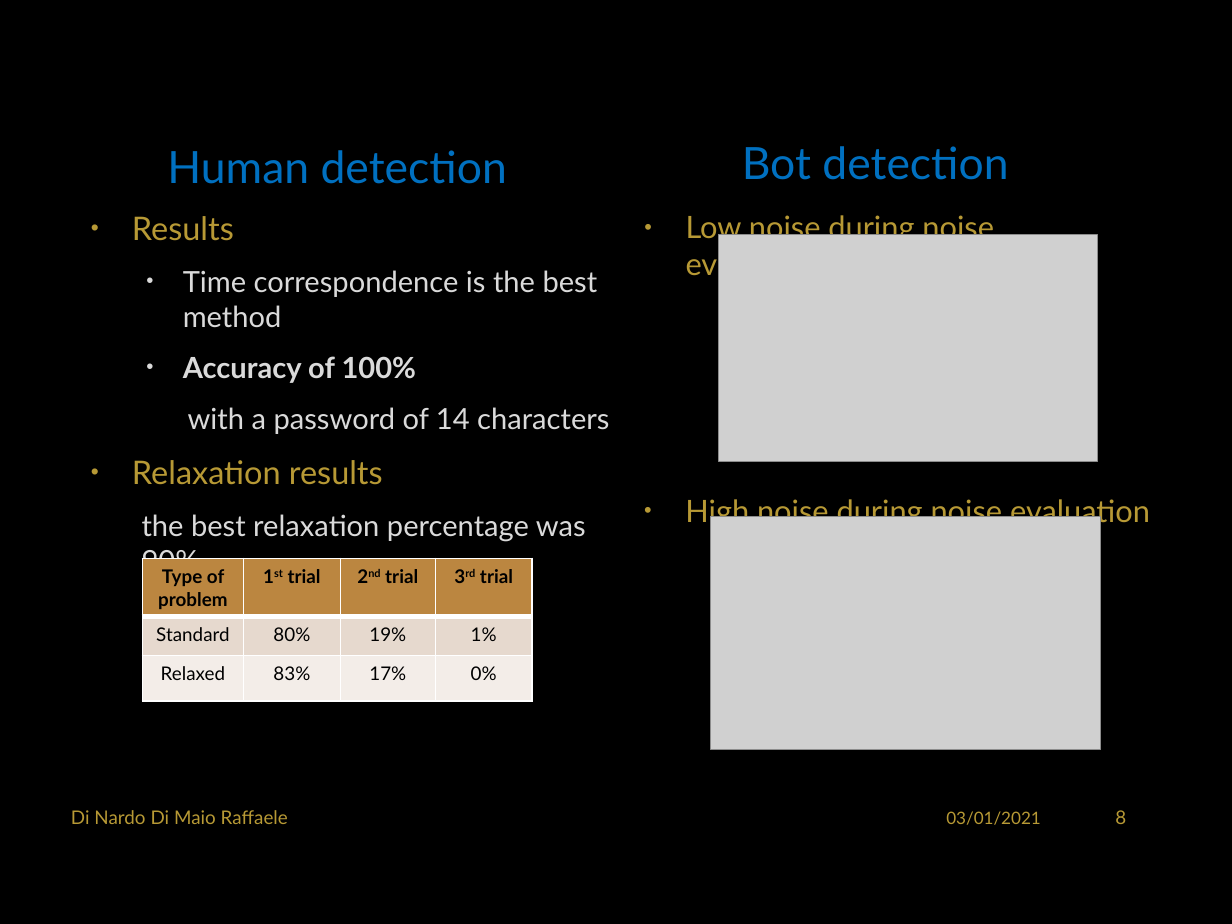
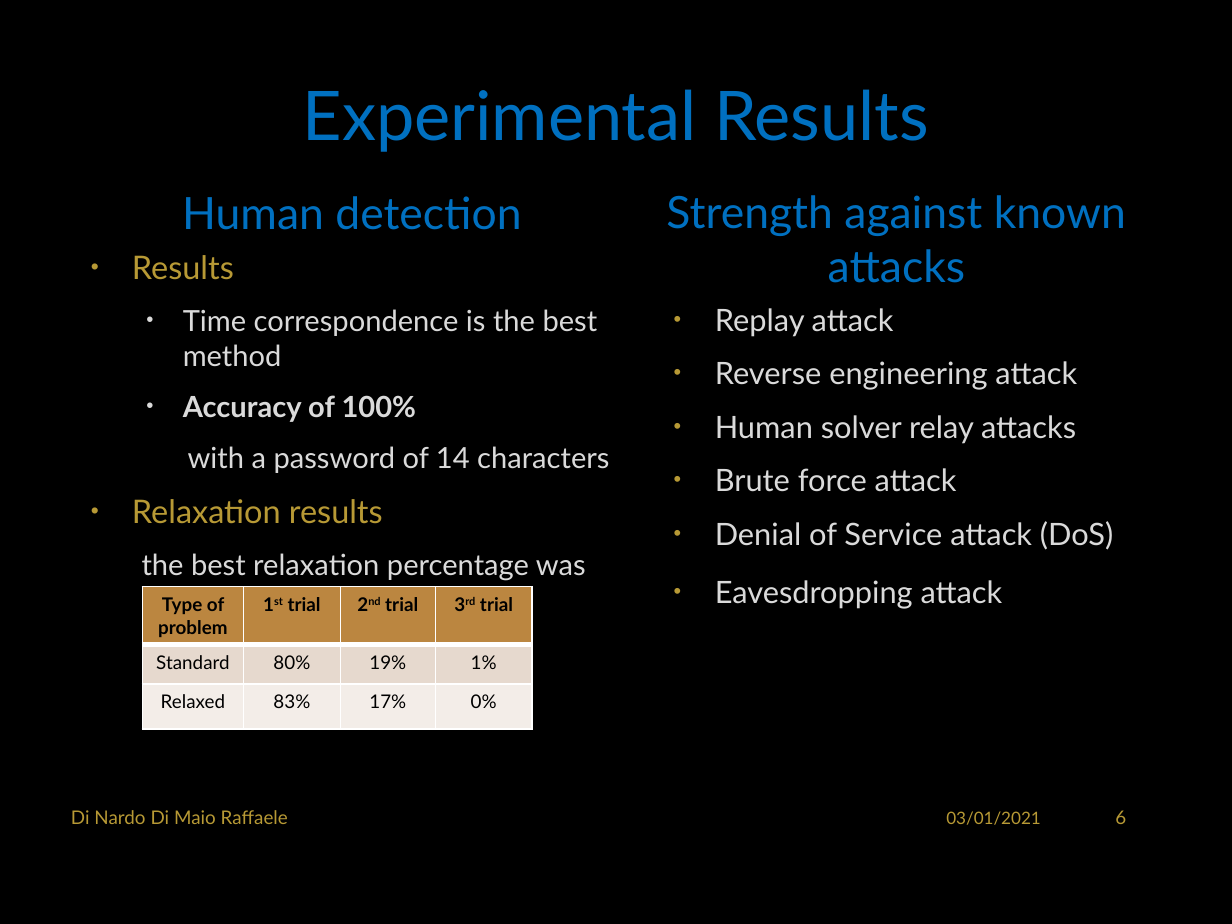
Before and after one commit to RaffaDNDM/AcCAPPCHA, a slide deck: slide 7 of Thesis/AcCAPPCHA.pptx (slide 9 before the commit). Drawn at 1232x924 pixels with LibreOffice and Linux fonts; fonts in the diff are those of the drawing; grey boxes stand for pictures; background and template pictures are left out. Boxes give left, top, right and bottom in pixels: in the first picture for what was removed or moved away, otherwise in the second. Text is boxed around its words. In the diff, an @@ line names an element or a change of style, - is before the commit and + after.

```diff
--- a/Thesis/AcCAPPCHA.pptx
+++ b/Thesis/AcCAPPCHA.pptx
@@ text added at (303, 89, 929, 152), 40 pt, text #0070C0 @@
+Experimental Results
@@ text removed at (742, 146, 1008, 180) @@
-Bot detection
@@ title "Human detection": place and size @@
-title "Human detection" at (167, 150, 507, 184)
+title "Human detection" at (182, 196, 521, 230)
@@ text added at (666, 195, 1126, 283), 26 pt, text #0070C0 @@
+Strength against known attacks
@@ text removed at (686, 212, 994, 282) @@
-• Low noise during noise evaluation
@@ picture removed at (718, 235, 1096, 462) @@
@@ text "Results" rewrapped from (132, 216, 609, 576) to (132, 255, 609, 580) @@
@@ text added at (715, 308, 1113, 550), 18 pt, text #DADADA @@
+• Replay attack
+• Reverse engineering attack
+• Human solver relay attacks
+• Brute force attack
+• Denial of Service attack (DoS)
@@ text removed at (685, 495, 1150, 528) @@
-• High noise during noise evaluation
@@ picture removed at (711, 516, 1100, 749) @@
@@ table: place and size @@
-table at (143, 558, 532, 700)
+table at (143, 586, 532, 728)
@@ text added at (715, 580, 1003, 609), 18 pt, text #DADADA @@
+• Eavesdropping attack
@@ page number at (1115, 810, 1126, 824): text changed @@
-8
+6
```
Also in this commit, not shown: 4 other slides changed, 1 slide added.
